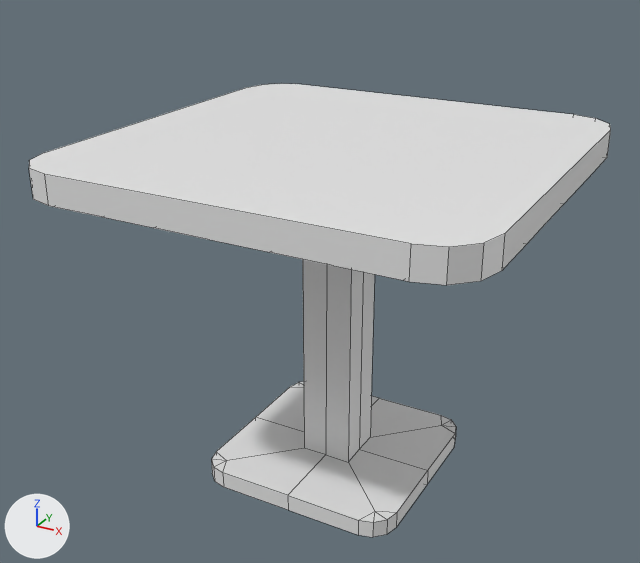
The FBX model Assets/3dmodels/Table.fbx as it was, and as the next commit left it.
The view is the same before and after, from a 50 mm camera at (5.779, 19.157, 2.447) aimed at (4.086, 22.234, 0.909). Lighting does not change. The marker at lower left points along +X, +Y and +Z. The first picture is the older version. Mesh edges are drawn as thin lines. Where no turn or scale is listed for an object, it has been applied to the vertices. Vertices at exactly the same position are counted once.

Names of what the first picture shows: 'Table'.
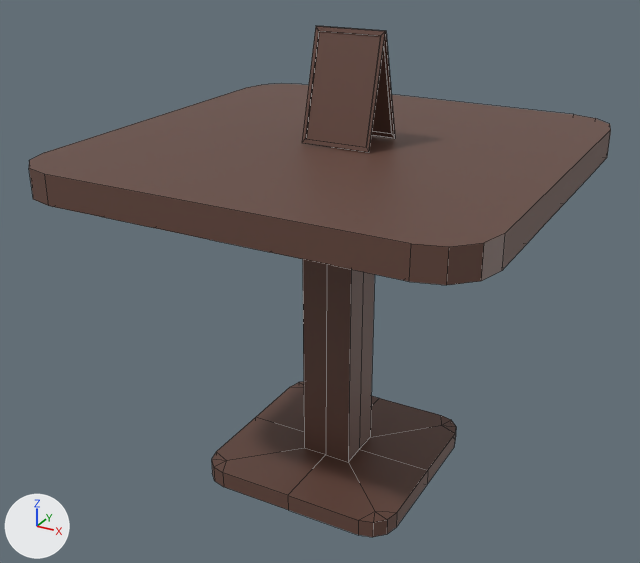
The newer file is also turned or shifted as a whole; pictures and numbers use the older file's frame.

The change, as a list of edits to the scene's bpy script:
```text
Add mat_masa:
    mat_masa = principled_material('Masa')
    mat_masa.base_color = (0.13, 0.063, 0.0467)  # brown #65473d
Add mat_bin_001:
    mat_bin_001 = principled_material('Bin.001')
    mat_bin_001.base_color = (0.13, 0.063, 0.0467)  # brown #65473d
Change me_cube_032:
    used by ob_table; location = (4.144, 22.3, 1.46)
    remove me_cube_032.from_pydata(...)  # 177 vertices, 141 faces; spans x -0.93..0.93, y -0.93..0.93, z -1.47..0.06
    add me_cube_032.from_pydata(...)  # 209 vertices, 169 faces; spans x -0.93..0.93, y -0.93..0.93, z -1.47..0.51
    me_cube_032 part 1: a new loose piece of 16 vertices spanning x -0.11..0.19, y 0.0..0.12, z 0.06..0.51, in mat_bin_001 (brown #65473d)
    me_cube_032 part 2: a new loose piece of 16 vertices spanning x -0.11..0.19, y -0.12..0.0, z 0.06..0.51, in mat_bin_001 (brown #65473d)
    me_cube_032 part 3: 141 faces spanning x -0.93..0.93, y -0.93..0.93, z -1.47..0.06 switch from no material to mat_masa (brown #65473d)
    add me_cube_032.materials.append(mat_bin_001)  # brown #65473d
```

Location of each change, [x1, y1, x2, y2] in pixels of the pictures (640 x 563 px):
'Table', reshaped (13% taller): before [29, 84, 611, 537]; after [29, 26, 611, 537]
part 1 of me_cube_032, added: after [322, 26, 395, 139]
part 2 of me_cube_032, added (brown): after [302, 26, 386, 152]
part 3 of me_cube_032, recoloured (white to brown): [29, 84, 611, 537] in both
